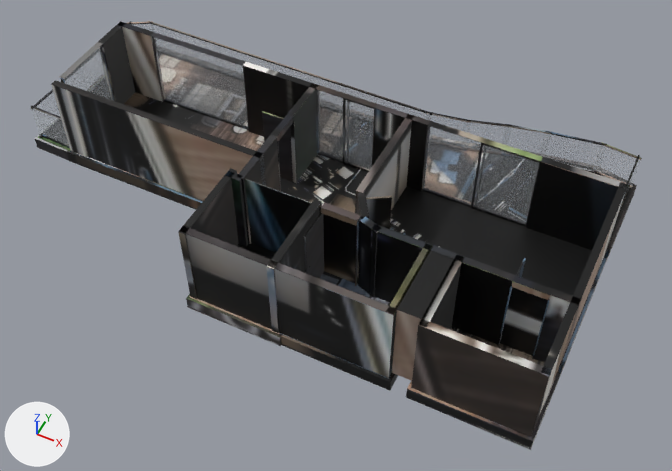
One commit to the glTF model _bake/glb/kent-55/model.glb: the scene before it, then after it.
Rendered twice from a 50 mm camera at (8.24, -14.65, 17.15) aimed at (1.29, -0.75, -0.23). Arrows for +X, +Y and +Z are at lower left; the lights stay in place. The older version comes first. Where no turn or scale is listed for an object, it has been applied to the vertices. Vertices at exactly the same position are counted once.
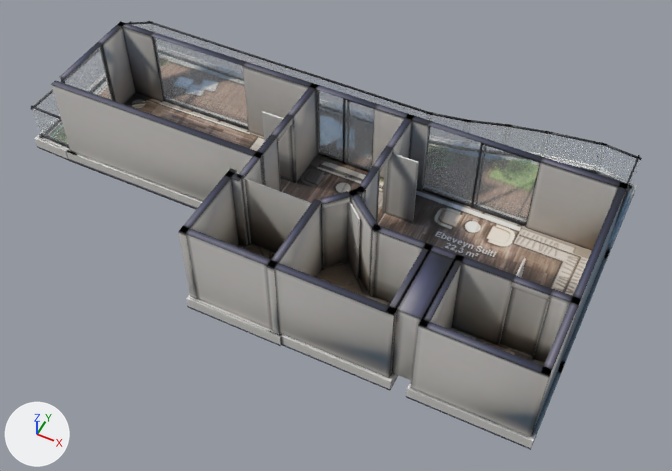
Where the change shows, as pixel boxes [x1, y1, x2, y2] in the pictures (672 x 471 px; the box of a moved part takes in the faces that stretch with it):
'Mesh_0', surface changed, reshaped (black to grey): [30, 21, 642, 450] in both
part 1 of me_mesh_0, moved or reshaped: before [358, 193, 369, 217]; after [349, 186, 366, 196]
part 2 of me_mesh_0, moved or reshaped: before [366, 196, 392, 229]; after [347, 202, 360, 278]
part 3 of me_mesh_0, moved or reshaped (not visible afterwards): before [355, 223, 359, 286]
part 4 of me_mesh_0, added: after [386, 153, 419, 223]
part 5 of me_mesh_0, moved or reshaped (not visible before): after [382, 152, 394, 213]
part 6 of me_mesh_0, added (mostly hidden): after [377, 172, 380, 222]
part 7 of me_mesh_0, moved or reshaped: before [304, 188, 609, 373]; after [316, 114, 609, 373]
part 8 of me_mesh_0, surface changed (black to grey): [33, 21, 642, 450] in both

What changed in the scene script:
```text
Change mat_baked:
    where n3 = _N.new('ShaderNodeMapping'); n3.name = 'Mapping'
    n3.inputs[1].default_value: (0.00105, -14.8, 0.0) -> (0.00107, -14.97, 0.0)  # 'Location'
    n3.inputs[3].default_value: (15.97, 15.78, 1.0) -> (15.83, 15.97, 1.0)  # 'Scale'
Change me_mesh_0:
    used by ob_mesh_0; location = (-7.56, 4.4, -0.36)
    remove me_mesh_0.from_pydata(...)  # 1746 vertices, 3016 faces; spans x 0.0..15.1, y -8.6..0.0, z 0.0..2.6
    add me_mesh_0.from_pydata(...)  # 1766 vertices, 3064 faces; spans x 0.0..15.1, y -8.6..0.0, z 0.0..2.6
    me_mesh_0 part 1: the loose piece of 8 vertices spanning x 9.7..10.2, y -6.4..-5.7, z 2.6 is turned -64.4 degrees about the z axis through its middle and scaled by 0.531, then moved by (-0.3, 0.3, 0.0)
    me_mesh_0 part 2: the loose piece of 56 vertices spanning x 9.8..10.4, y -5.8..-5.4, z 0.4..2.4 is scaled about its middle by (-0.796, 1.15, 1), then moved by (-0.3, -0.5, 0.0)
    me_mesh_0 part 3: the loose piece of 8 vertices spanning x 10.0..10.1, y -6.6..-6.4, z 0.4..2.5 is moved by (-0.5, 0.6, 0.0)
    me_mesh_0 part 4: the loose piece of 56 vertices spanning x 9.8..10.4, y -5.8..-5.4, z 0.4..2.4 is copied, and the copy is scaled about its middle by (1.27, 0.000559, 1), then moved by (0.0, 1.5, 0.0); it spans x 9.7..10.5, y -4.1, z 0.4..2.4
    me_mesh_0 part 5: the loose piece of 8 vertices spanning x 10.1..10.3, y -6.4..-6.3, z 0.4..2.5 is moved by (-0.4, 2.3, 0.0)
    me_mesh_0 part 6: a new loose piece, a box spanning x 9.619..9.82, y -4.861..-4.837, z 0.36..2.48, in mat_baked
    me_mesh_0 part 7: 65 vertices moved from x 8.9..10.3, y -6.7..-2.9, z 0.0..2.6 to x 8.7..10.2, y -6.7..-2.9, z 0.0..2.6; 85 vertices removed from x 8.9..10.4, y -7.3..-5.6, z 0.0..2.5; 49 vertices added at x 8.8..10.0, y -6.7..-4.1, z 0.0..2.6
    me_mesh_0 part 8: 1852 kept faces spanning x 0.0..15.1, y -8.6..0.0, z 0.0..2.6 get new texture (UV) coordinates
    other edits to the shape of me_mesh_0 do not show in these pictures
```
